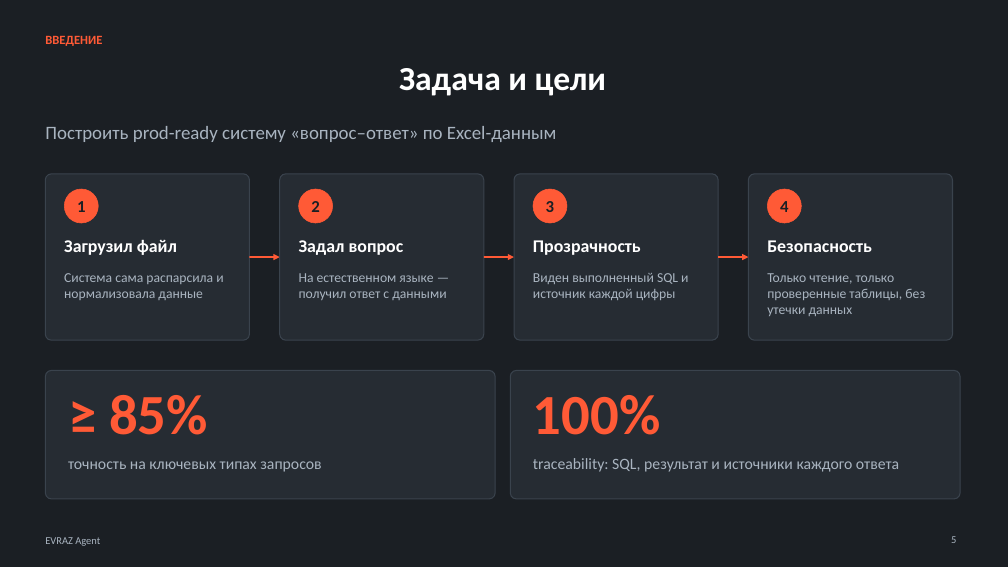
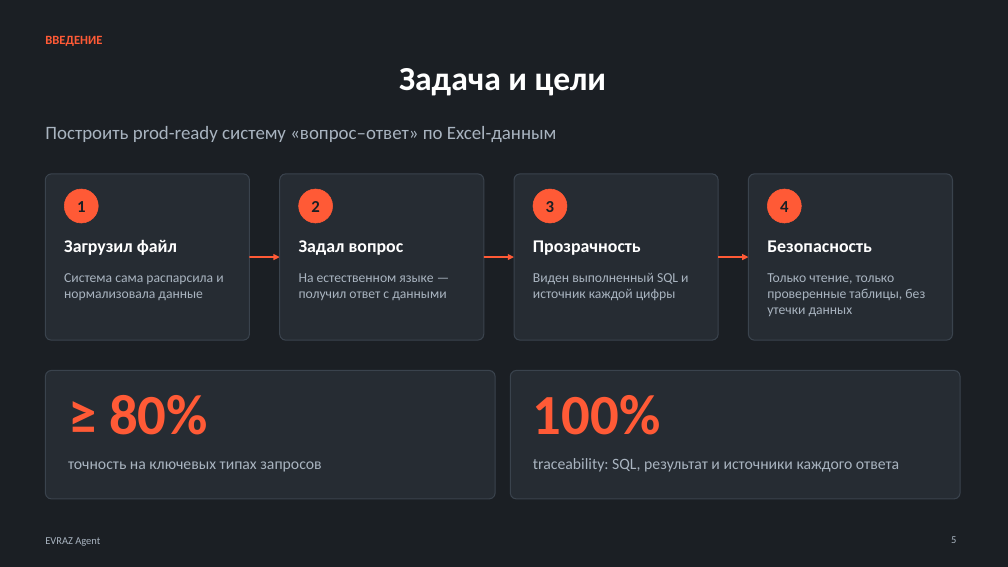
Before and after one commit to kostIT13/EVRAZ_ExcelAgent, a slide deck: slide 5 of data/EVRAZ_Agent_improved.pptx. Drawn at 1008x567 pixels with LibreOffice and Linux fonts; fonts in the diff are those of the drawing. Boxes give left, top, right and bottom in pixels: in the first picture for what was removed or moved away, otherwise in the second. Text is boxed around its words. In the diff, an @@ line names an element or a change of style, - is before the commit and + after.

```diff
--- a/data/EVRAZ_Agent_improved.pptx
+++ b/data/EVRAZ_Agent_improved.pptx
@@ text at [109, 395, 208, 435]: text changed @@
-≥ 85%
+≥ 80%
```
Also in this commit, not shown: 7 other slides changed, 1 other file.
